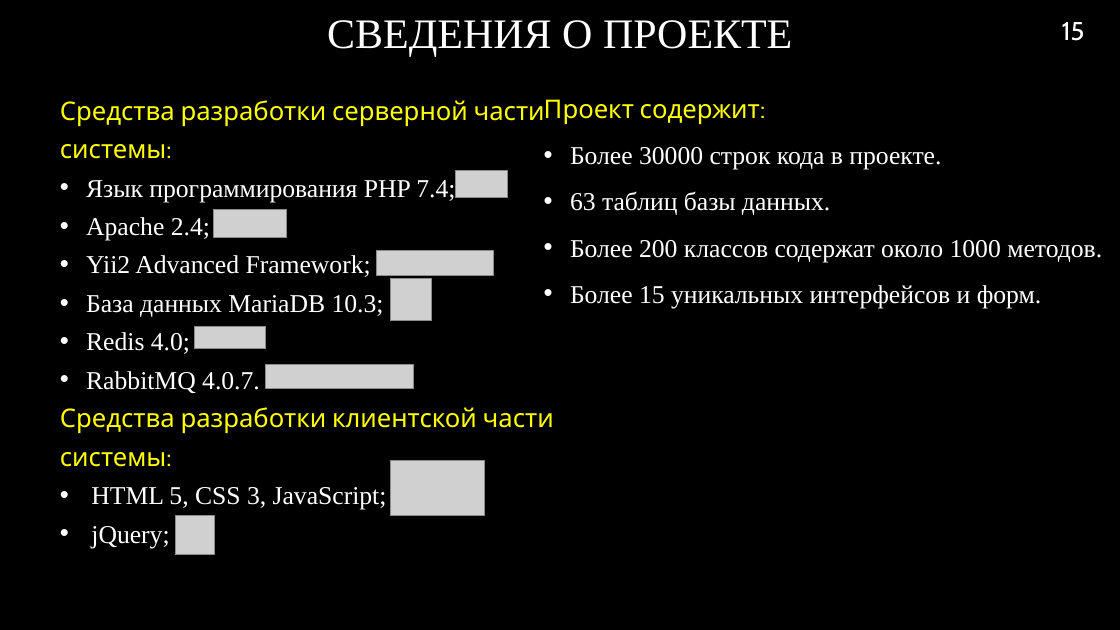
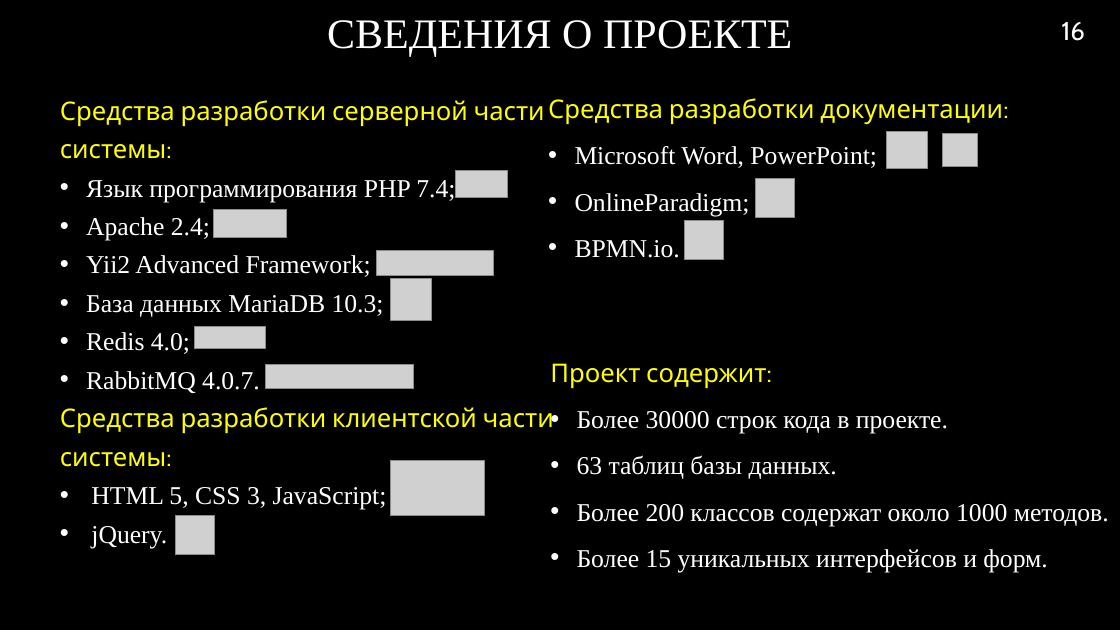
Before and after one commit to RAdKuzur/ASTU, a slide deck: slide 16 of Дипломная работа/Преддипломная Шуршев/Презентация преддипломная.pptx (slide 15 before the commit). Drawn at 1120x630 pixels with LibreOffice and Linux fonts; fonts in the diff are those of the drawing; grey boxes stand for pictures; background and template pictures are left out. Boxes give left, top, right and bottom in pixels: in the first picture for what was removed or moved away, otherwise in the second. Text is boxed around its words. In the diff, an @@ line names an element or a change of style, - is before the commit and + after.

```diff
--- a/Дипломная работа/Преддипломная Шуршев/Презентация преддипломная.pptx
+++ b/Дипломная работа/Преддипломная Шуршев/Презентация преддипломная.pptx
@@ page number at (x1=1061, y1=22, x2=1085, y2=41): text changed @@
-15
+16
@@ text added at (x1=548, y1=98, x2=1003, y2=258), 22 pt, text #FFFFFF @@
+Средства разработки документации:
+• Microsoft Word, PowerPoint;
+• OnlineParadigm;
+• BPMN.io.
@@ picture added at (x1=886, y1=131, x2=927, y2=169) @@
@@ picture added at (x1=943, y1=134, x2=978, y2=166) @@
@@ picture added at (x1=756, y1=178, x2=795, y2=217) @@
@@ picture added at (x1=685, y1=220, x2=723, y2=259) @@
@@ text "Проект содержит:" moved from (x1=544, y1=99, x2=1102, y2=308) to (x1=550, y1=363, x2=1109, y2=572) @@
@@ text at (x1=91, y1=526, x2=167, y2=548): text changed @@
-• jQuery;
+• jQuery.
```
Also in this commit, not shown: 2 other slides changed, 1 slide added.
